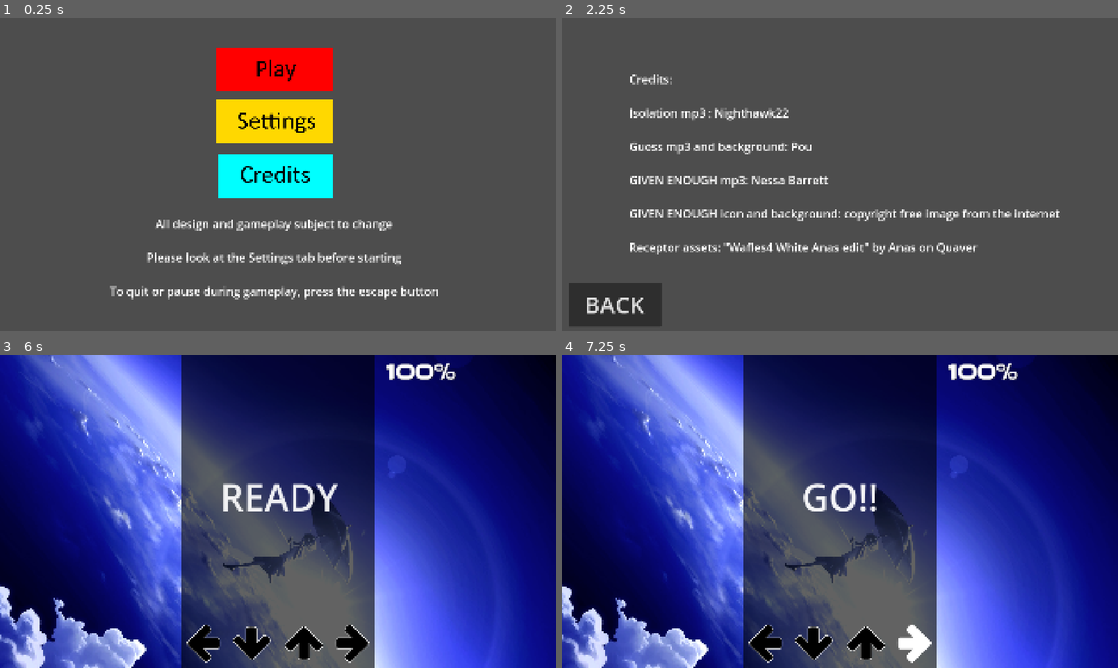
Above: before the commit, frames 1-4 (two rows, left to right).
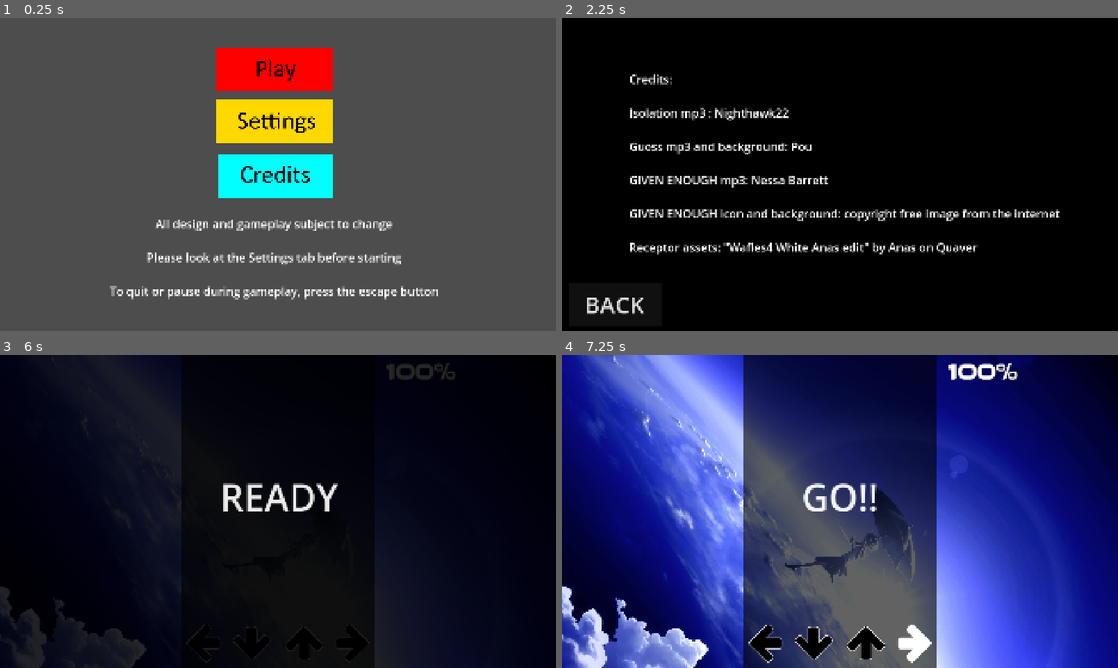
Above: after the commit, the same moments.

Repository: HyperKappy/Rhythm-Game-Repo
Game: Godot game, scene res://scenes/main_menu.tscn
The game is run twice, just before and just after one commit, with the same random seed, the same clock (stepped at 60 frames per second) and the same inputs. Sound files missing from this copy of the repository are replaced by a short silence.
Inputs (mouse positions are in pixels of both pictures, inside the frame that each line leads up to):
- Up to frame 1 (0.25 s): no input
- Up to frame 2 (2.25 s): click (834, 121) at 0.5 s; click "BACK" at 1.25 s; click (840, 174) at 2 s
- Up to frame 3 (6 s): click "BACK" at 2.75 s; click (272, 405) at 3.5 s; click "GIVEN ENOUGH - Nessa Barrett" at 4.25 s; click "Guess - Pou" at 5 s; click "Isolation - Nighthawk22" at 5.75 s
- Up to frame 4 (7.25 s): tap Enter at 6.5 s; hold L (Right) from 6.53 s (still down); tap I at 6.6 s

The runs differ from the first frame. In frame 2, 98% of the frame differs, in the area x 0-100%, y 0-100%; in frame 3, 98%; in frame 4, less than 0.1%.

Commit message:
Transities
Transities van song select naar level zelf verloopt nu soepel. Daarvoor is wel als tegenhanger een grijze png ingevoegd om de problemen die daardoor zijn gekomen op te lossen

Diff:
--- a/levels/GIVEN_ENOUGH.tscn
+++ b/levels/GIVEN_ENOUGH.tscn
@@ -1,9 +1,47 @@
-[gd_scene load_steps=5 format=3 uid="uid://qao0to7yamhg"]
+[gd_scene load_steps=10 format=3 uid="uid://qao0to7yamhg"]
 
 [ext_resource type="Script" uid="uid://bx3ugyj878cjg" path="res://code/song_player.gd" id="1_r3hgu"]
 [ext_resource type="AudioStream" uid="uid://ke7fp5tusjq6" path="res://Resources/audio/Given_Enough.mp3" id="2_r3hgu"]
 [ext_resource type="PackedScene" uid="uid://cirfpuxgijlwp" path="res://levels/game_level.tscn" id="3_n1ckq"]
 [ext_resource type="Texture2D" uid="uid://cg6xyvucjakig" path="res://Resources/art/GIVEN_ENOUGH_Background.png" id="4_r3hgu"]
+[ext_resource type="Texture2D" uid="uid://beywiafx6muxy" path="res://Resources/images/Foreground.png" id="5_n1ckq"]
+[ext_resource type="Script" uid="uid://dfv228n3pxdi5" path="res://levels/foreground.gd" id="6_5r0is"]
+
+[sub_resource type="Animation" id="Animation_30b2x"]
+resource_name = "Fade"
+tracks/0/type = "value"
+tracks/0/imported = false
+tracks/0/enabled = true
+tracks/0/path = NodePath(".:modulate")
+tracks/0/interp = 1
+tracks/0/loop_wrap = true
+tracks/0/keys = {
+"times": PackedFloat32Array(0, 1),
+"transitions": PackedFloat32Array(1, 1),
+"update": 0,
+"values": [Color(1, 1, 1, 1), Color(1, 1, 1, 0)]
+}
+
+[sub_resource type="Animation" id="Animation_olbee"]
+length = 0.001
+tracks/0/type = "value"
+tracks/0/imported = false
+tracks/0/enabled = true
+tracks/0/path = NodePath(".:modulate")
+tracks/0/interp = 1
+tracks/0/loop_wrap = true
+tracks/0/keys = {
+"times": PackedFloat32Array(0),
+"transitions": PackedFloat32Array(1),
+"update": 0,
+"values": [Color(1, 1, 1, 1)]
+}
+
+[sub_resource type="AnimationLibrary" id="AnimationLibrary_flqtj"]
+_data = {
+&"Fade": SubResource("Animation_30b2x"),
+&"RESET": SubResource("Animation_olbee")
+}
 
 [node name="SongPlayer" type="Node"]
 script = ExtResource("1_r3hgu")
@@ -20,3 +58,13 @@
 [node name="Background" type="Sprite2D" parent="."]
 z_index = -4096
 texture = ExtResource("4_r3hgu")
+
+[node name="Foreground" type="Sprite2D" parent="."]
+z_index = 4096
+texture = ExtResource("5_n1ckq")
+script = ExtResource("6_5r0is")
+
+[node name="Fade" type="AnimationPlayer" parent="Foreground"]
+libraries = {
+&"": SubResource("AnimationLibrary_flqtj")
+}
--- /dev/null
+++ b/levels/foreground.gd
@@ -0,0 +1,4 @@
+extends Sprite2D
+
+func _ready():
+	$Fade.play("Fade")
--- a/levels/game_level.tscn
+++ b/levels/game_level.tscn
@@ -1,6 +1,5 @@
-[gd_scene load_steps=19 format=3 uid="uid://cirfpuxgijlwp"]
-
-[ext_resource type="Script" path="res://code/game_level.gd" id="1_2i5ty"]
+[gd_scene load_steps=18 format=3 uid="uid://cirfpuxgijlwp"]
+
 [ext_resource type="Script" uid="uid://dh022hdm80570" path="res://objects/key_listener.gd" id="2_d65c1"]
 [ext_resource type="Texture2D" uid="uid://cdqafbpb86lsw" path="res://Resources/art/receptor-up-1.png" id="3_o8r0f"]
 [ext_resource type="Script" uid="uid://be512qqenckd2" path="res://objects/judgement.gd" id="5_2i5ty"]
@@ -29,10 +28,9 @@
 variation_transform = Transform2D(1, 0.3, 0, 0.8, 1.5, 1.5)
 
 [node name="GameLevel" type="Node2D"]
-script = ExtResource("1_2i5ty")
 
 [node name="WarningFlash" type="Control" parent="."]
-z_index = 4096
+z_index = 4095
 layout_mode = 3
 anchors_preset = 15
 anchor_right = 1.0
--- a/levels/guess.tscn
+++ b/levels/guess.tscn
@@ -1,9 +1,47 @@
-[gd_scene load_steps=5 format=3 uid="uid://dy8njceqypwj5"]
+[gd_scene load_steps=10 format=3 uid="uid://dy8njceqypwj5"]
 
 [ext_resource type="Script" uid="uid://bx3ugyj878cjg" path="res://code/song_player.gd" id="1_rt7qy"]
 [ext_resource type="AudioStream" uid="uid://chihkmmqnr1tf" path="res://Resources/audio/guess.mp3" id="2_afw1l"]
 [ext_resource type="PackedScene" uid="uid://cirfpuxgijlwp" path="res://levels/game_level.tscn" id="3_vbbpw"]
 [ext_resource type="Texture2D" uid="uid://c5x2ojl5yw75p" path="res://Resources/art/Guess_Background.png" id="4_afw1l"]
+[ext_resource type="Texture2D" uid="uid://beywiafx6muxy" path="res://Resources/images/Foreground.png" id="5_76i87"]
+[ext_resource type="Script" uid="uid://dfv228n3pxdi5" path="res://levels/foreground.gd" id="6_cr8ff"]
+
+[sub_resource type="Animation" id="Animation_30b2x"]
+resource_name = "Fade"
+tracks/0/type = "value"
+tracks/0/imported = false
+tracks/0/enabled = true
+tracks/0/path = NodePath(".:modulate")
+tracks/0/interp = 1
+tracks/0/loop_wrap = true
+tracks/0/keys = {
+"times": PackedFloat32Array(0, 1),
+"transitions": PackedFloat32Array(1, 1),
+"update": 0,
+"values": [Color(1, 1, 1, 1), Color(1, 1, 1, 0)]
+}
+
+[sub_resource type="Animation" id="Animation_olbee"]
+length = 0.001
+tracks/0/type = "value"
+tracks/0/imported = false
+tracks/0/enabled = true
+tracks/0/path = NodePath(".:modulate")
+tracks/0/interp = 1
+tracks/0/loop_wrap = true
+tracks/0/keys = {
+"times": PackedFloat32Array(0),
+"transitions": PackedFloat32Array(1),
+"update": 0,
+"values": [Color(1, 1, 1, 1)]
+}
+
+[sub_resource type="AnimationLibrary" id="AnimationLibrary_flqtj"]
+_data = {
+&"Fade": SubResource("Animation_30b2x"),
+&"RESET": SubResource("Animation_olbee")
+}
 
 [node name="SongPlayer" type="Node"]
 script = ExtResource("1_rt7qy")
@@ -20,3 +58,13 @@
 [node name="GuessBackground" type="Sprite2D" parent="."]
 z_index = -4096
 texture = ExtResource("4_afw1l")
+
+[node name="Foreground" type="Sprite2D" parent="."]
+z_index = 4096
+texture = ExtResource("5_76i87")
+script = ExtResource("6_cr8ff")
+
+[node name="Fade" type="AnimationPlayer" parent="Foreground"]
+libraries = {
+&"": SubResource("AnimationLibrary_flqtj")
+}
--- a/levels/limbo.tscn
+++ b/levels/limbo.tscn
@@ -1,9 +1,47 @@
-[gd_scene load_steps=5 format=3 uid="uid://bsxkhk8fm1ul1"]
+[gd_scene load_steps=10 format=3 uid="uid://bsxkhk8fm1ul1"]
 
 [ext_resource type="Script" uid="uid://bx3ugyj878cjg" path="res://code/song_player.gd" id="1_mnduo"]
 [ext_resource type="AudioStream" uid="uid://cwubxypyr0je0" path="res://Resources/audio/Limbo.mp3" id="2_mnduo"]
 [ext_resource type="PackedScene" uid="uid://cirfpuxgijlwp" path="res://levels/game_level.tscn" id="3_vqoi0"]
 [ext_resource type="Texture2D" uid="uid://b45oxk7awa31a" path="res://Resources/art/limbobackground.jpg" id="4_mnduo"]
+[ext_resource type="Texture2D" uid="uid://beywiafx6muxy" path="res://Resources/images/Foreground.png" id="5_vqoi0"]
+[ext_resource type="Script" uid="uid://dfv228n3pxdi5" path="res://levels/foreground.gd" id="6_4qgub"]
+
+[sub_resource type="Animation" id="Animation_30b2x"]
+resource_name = "Fade"
+tracks/0/type = "value"
+tracks/0/imported = false
+tracks/0/enabled = true
+tracks/0/path = NodePath(".:modulate")
+tracks/0/interp = 1
+tracks/0/loop_wrap = true
+tracks/0/keys = {
+"times": PackedFloat32Array(0, 1),
+"transitions": PackedFloat32Array(1, 1),
+"update": 0,
+"values": [Color(1, 1, 1, 1), Color(1, 1, 1, 0)]
+}
+
+[sub_resource type="Animation" id="Animation_olbee"]
+length = 0.001
+tracks/0/type = "value"
+tracks/0/imported = false
+tracks/0/enabled = true
+tracks/0/path = NodePath(".:modulate")
+tracks/0/interp = 1
+tracks/0/loop_wrap = true
+tracks/0/keys = {
+"times": PackedFloat32Array(0),
+"transitions": PackedFloat32Array(1),
+"update": 0,
+"values": [Color(1, 1, 1, 1)]
+}
+
+[sub_resource type="AnimationLibrary" id="AnimationLibrary_flqtj"]
+_data = {
+&"Fade": SubResource("Animation_30b2x"),
+&"RESET": SubResource("Animation_olbee")
+}
 
 [node name="SongPlayer" type="Node"]
 script = ExtResource("1_mnduo")
@@ -21,3 +59,13 @@
 [node name="Background" type="Sprite2D" parent="."]
 z_index = -4096
 texture = ExtResource("4_mnduo")
+
+[node name="Foreground" type="Sprite2D" parent="."]
+z_index = 4096
+texture = ExtResource("5_vqoi0")
+script = ExtResource("6_4qgub")
+
+[node name="Fade" type="AnimationPlayer" parent="Foreground"]
+libraries = {
+&"": SubResource("AnimationLibrary_flqtj")
+}
--- a/levels/limbo_hard.tscn
+++ b/levels/limbo_hard.tscn
@@ -1,9 +1,47 @@
-[gd_scene load_steps=5 format=3 uid="uid://btphul0impxhj"]
+[gd_scene load_steps=10 format=3 uid="uid://btphul0impxhj"]
 
 [ext_resource type="Script" uid="uid://bx3ugyj878cjg" path="res://code/song_player.gd" id="1_4twvu"]
 [ext_resource type="AudioStream" uid="uid://cwubxypyr0je0" path="res://Resources/audio/Limbo.mp3" id="2_vjr1x"]
 [ext_resource type="PackedScene" uid="uid://cirfpuxgijlwp" path="res://levels/game_level.tscn" id="3_pdvpp"]
 [ext_resource type="Texture2D" uid="uid://b45oxk7awa31a" path="res://Resources/art/limbobackground.jpg" id="4_ikqj4"]
+[ext_resource type="Texture2D" uid="uid://beywiafx6muxy" path="res://Resources/images/Foreground.png" id="5_pdvpp"]
+[ext_resource type="Script" uid="uid://dfv228n3pxdi5" path="res://levels/foreground.gd" id="6_ikqj4"]
+
+[sub_resource type="Animation" id="Animation_30b2x"]
+resource_name = "Fade"
+tracks/0/type = "value"
+tracks/0/imported = false
+tracks/0/enabled = true
+tracks/0/path = NodePath(".:modulate")
+tracks/0/interp = 1
+tracks/0/loop_wrap = true
+tracks/0/keys = {
+"times": PackedFloat32Array(0, 1),
+"transitions": PackedFloat32Array(1, 1),
+"update": 0,
+"values": [Color(1, 1, 1, 1), Color(1, 1, 1, 0)]
+}
+
+[sub_resource type="Animation" id="Animation_olbee"]
+length = 0.001
+tracks/0/type = "value"
+tracks/0/imported = false
+tracks/0/enabled = true
+tracks/0/path = NodePath(".:modulate")
+tracks/0/interp = 1
+tracks/0/loop_wrap = true
+tracks/0/keys = {
+"times": PackedFloat32Array(0),
+"transitions": PackedFloat32Array(1),
+"update": 0,
+"values": [Color(1, 1, 1, 1)]
+}
+
+[sub_resource type="AnimationLibrary" id="AnimationLibrary_flqtj"]
+_data = {
+&"Fade": SubResource("Animation_30b2x"),
+&"RESET": SubResource("Animation_olbee")
+}
 
 [node name="SongPlayer" type="Node"]
 script = ExtResource("1_4twvu")
@@ -21,3 +59,13 @@
 [node name="Background" type="Sprite2D" parent="."]
 z_index = -4096
 texture = ExtResource("4_ikqj4")
+
+[node name="Foreground" type="Sprite2D" parent="."]
+z_index = 4096
+texture = ExtResource("5_pdvpp")
+script = ExtResource("6_ikqj4")
+
+[node name="Fade" type="AnimationPlayer" parent="Foreground"]
+libraries = {
+&"": SubResource("AnimationLibrary_flqtj")
+}
--- a/levels/ping_pong.tscn
+++ b/levels/ping_pong.tscn
@@ -1,9 +1,47 @@
-[gd_scene load_steps=5 format=3 uid="uid://fgio8k2c3fi4"]
+[gd_scene load_steps=10 format=3 uid="uid://fgio8k2c3fi4"]
 
 [ext_resource type="Script" uid="uid://bx3ugyj878cjg" path="res://code/song_player.gd" id="1_bcqot"]
 [ext_resource type="AudioStream" uid="uid://rloic1embyy7" path="res://Resources/audio/ping_pong.mp3" id="2_bcqot"]
 [ext_resource type="PackedScene" uid="uid://cirfpuxgijlwp" path="res://levels/game_level.tscn" id="3_ol27k"]
 [ext_resource type="Texture2D" uid="uid://bka20oewlix1a" path="res://Resources/art/ping_pong_pang_ting_tong_bing_bong_tafel.jpg" id="4_bcqot"]
+[ext_resource type="Texture2D" uid="uid://beywiafx6muxy" path="res://Resources/images/Foreground.png" id="5_ol27k"]
+[ext_resource type="Script" uid="uid://dfv228n3pxdi5" path="res://levels/foreground.gd" id="6_qg605"]
+
+[sub_resource type="Animation" id="Animation_30b2x"]
+resource_name = "Fade"
+tracks/0/type = "value"
+tracks/0/imported = false
+tracks/0/enabled = true
+tracks/0/path = NodePath(".:modulate")
+tracks/0/interp = 1
+tracks/0/loop_wrap = true
+tracks/0/keys = {
+"times": PackedFloat32Array(0, 1),
+"transitions": PackedFloat32Array(1, 1),
+"update": 0,
+"values": [Color(1, 1, 1, 1), Color(1, 1, 1, 0)]
+}
+
+[sub_resource type="Animation" id="Animation_olbee"]
+length = 0.001
+tracks/0/type = "value"
+tracks/0/imported = false
+tracks/0/enabled = true
+tracks/0/path = NodePath(".:modulate")
+tracks/0/interp = 1
+tracks/0/loop_wrap = true
+tracks/0/keys = {
+"times": PackedFloat32Array(0),
+"transitions": PackedFloat32Array(1),
+"update": 0,
+"values": [Color(1, 1, 1, 1)]
+}
+
+[sub_resource type="AnimationLibrary" id="AnimationLibrary_flqtj"]
+_data = {
+&"Fade": SubResource("Animation_30b2x"),
+&"RESET": SubResource("Animation_olbee")
+}
 
 [node name="SongPlayer" type="Node"]
 script = ExtResource("1_bcqot")
@@ -22,3 +60,13 @@
 position = Vector2(1.0000458, -2)
 scale = Vector2(1.8992623, 1.8992621)
 texture = ExtResource("4_bcqot")
+
+[node name="Foreground" type="Sprite2D" parent="."]
+z_index = 4096
+texture = ExtResource("5_ol27k")
+script = ExtResource("6_qg605")
+
+[node name="Fade" type="AnimationPlayer" parent="Foreground"]
+libraries = {
+&"": SubResource("AnimationLibrary_flqtj")
+}
--- a/levels/uno.tscn
+++ b/levels/uno.tscn
@@ -1,9 +1,47 @@
-[gd_scene load_steps=5 format=3 uid="uid://dmb7nwtkfjgsr"]
+[gd_scene load_steps=10 format=3 uid="uid://dmb7nwtkfjgsr"]
 
 [ext_resource type="Script" uid="uid://bx3ugyj878cjg" path="res://code/song_player.gd" id="1_gt7ko"]
 [ext_resource type="AudioStream" uid="uid://d20y5l5eihb18" path="res://Resources/audio/UNO.mp3" id="2_gt7ko"]
 [ext_resource type="PackedScene" uid="uid://cirfpuxgijlwp" path="res://levels/game_level.tscn" id="3_47bfd"]
 [ext_resource type="Texture2D" uid="uid://c7qsh43d3g5t8" path="res://Resources/art/uno.jpg" id="4_x6cje"]
+[ext_resource type="Texture2D" uid="uid://beywiafx6muxy" path="res://Resources/images/Foreground.png" id="5_47bfd"]
+[ext_resource type="Script" uid="uid://dfv228n3pxdi5" path="res://levels/foreground.gd" id="6_c58r4"]
+
+[sub_resource type="Animation" id="Animation_30b2x"]
+resource_name = "Fade"
+tracks/0/type = "value"
+tracks/0/imported = false
+tracks/0/enabled = true
+tracks/0/path = NodePath(".:modulate")
+tracks/0/interp = 1
+tracks/0/loop_wrap = true
+tracks/0/keys = {
+"times": PackedFloat32Array(0, 1),
+"transitions": PackedFloat32Array(1, 1),
+"update": 0,
+"values": [Color(1, 1, 1, 1), Color(1, 1, 1, 0)]
+}
+
+[sub_resource type="Animation" id="Animation_olbee"]
+length = 0.001
+tracks/0/type = "value"
+tracks/0/imported = false
+tracks/0/enabled = true
+tracks/0/path = NodePath(".:modulate")
+tracks/0/interp = 1
+tracks/0/loop_wrap = true
+tracks/0/keys = {
+"times": PackedFloat32Array(0),
+"transitions": PackedFloat32Array(1),
+"update": 0,
+"values": [Color(1, 1, 1, 1)]
+}
+
+[sub_resource type="AnimationLibrary" id="AnimationLibrary_flqtj"]
+_data = {
+&"Fade": SubResource("Animation_30b2x"),
+&"RESET": SubResource("Animation_olbee")
+}
 
 [node name="SongPlayer" type="Node"]
 script = ExtResource("1_gt7ko")
@@ -16,9 +54,20 @@
 volume_db = -10.0
 
 [node name="GameLevel" parent="." instance=ExtResource("3_47bfd")]
+script = null
 
 [node name="Background" type="Sprite2D" parent="."]
 z_index = -4096
 position = Vector2(10.666523, -6.000024)
 scale = Vector2(0.7819445, 0.7819444)
 texture = ExtResource("4_x6cje")
+
+[node name="Foreground" type="Sprite2D" parent="."]
+z_index = 4096
+texture = ExtResource("5_47bfd")
+script = ExtResource("6_c58r4")
+
+[node name="Fade" type="AnimationPlayer" parent="Foreground"]
+libraries = {
+&"": SubResource("AnimationLibrary_flqtj")
+}
--- a/project.godot
+++ b/project.godot
@@ -65,3 +65,7 @@
 "deadzone": 0.2,
 "events": []
 }
+
+[rendering]
+
+viewport/transparent_background=true
--- a/scenes/main_menu.tscn
+++ b/scenes/main_menu.tscn
@@ -7,6 +7,7 @@
 [ext_resource type="Script" uid="uid://fyquy5ycgary" path="res://code/Settings_Button.gd" id="5_i3aa3"]
 [ext_resource type="Texture2D" uid="uid://dv04qlh2b3mg7" path="res://Resources/images/Credits.png" id="5_wca30"]
 [ext_resource type="Script" uid="uid://cf8sf0dslwiu2" path="res://code/Credits.gd" id="6_ns5u6"]
+[ext_resource type="Texture2D" uid="uid://7yr2ucu4ehb7" path="res://Resources/images/back_background.png" id="8_tbmy8"]
 
 [node name="Main Menu" type="Node2D"]
 script = ExtResource("1_ns5u6")
@@ -48,6 +49,11 @@
 texture_normal = ExtResource("5_wca30")
 script = ExtResource("6_ns5u6")
 
+[node name="BackBackground" type="Sprite2D" parent="."]
+z_index = -1
+position = Vector2(960, 540)
+texture = ExtResource("8_tbmy8")
+
 [connection signal="pressed" from="Play_Button" to="Play_Button" method="pressed"]
 [connection signal="pressed" from="Settings_Button" to="Settings_Button" method="_on_pressed"]
 [connection signal="pressed" from="TextureButton" to="TextureButton" method="_on_pressed"]
--- a/scenes/songselect.tscn
+++ b/scenes/songselect.tscn
@@ -32,6 +32,7 @@
 [ext_resource type="AudioStream" uid="uid://7vd3gjs2j6ni" path="res://Resources/audio/Pingpong_Preview.mp3" id="29_vcser"]
 [ext_resource type="Texture2D" uid="uid://beywiafx6muxy" path="res://Resources/images/Foreground.png" id="31_fsj8r"]
 [ext_resource type="Script" uid="uid://73gqg6f6abv5" path="res://scenes/foreground.gd" id="32_86o6b"]
+[ext_resource type="Texture2D" uid="uid://7yr2ucu4ehb7" path="res://Resources/images/back_background.png" id="33_86o6b"]
 
 [sub_resource type="ShaderMaterial" id="ShaderMaterial_w6vh0"]
 shader = ExtResource("2_w6vh0")
@@ -1017,6 +1018,11 @@
 libraries = {
 &"": SubResource("AnimationLibrary_do18t")
 }
+
+[node name="BackBackground" type="Sprite2D" parent="."]
+z_index = -1
+position = Vector2(960, 540)
+texture = ExtResource("33_86o6b")
 
 [connection signal="mouse_entered" from="GIVEN_ENOUGH" to="GIVEN_ENOUGH" method="_on_GE_Button_Hovered"]
 [connection signal="mouse_exited" from="GIVEN_ENOUGH" to="GIVEN_ENOUGH" method="_on_GE_Button_Exited"]
Binary file added: Resources/images/back_background.png
Not shown, added: Resources/images/back_background.png.import
Not shown, added: levels/foreground.gd.uid
Not shown: 1 places in scenes/main_menu.tscn that only renumber resources
Not shown: 2 places in scenes/songselect.tscn that only renumber resources
